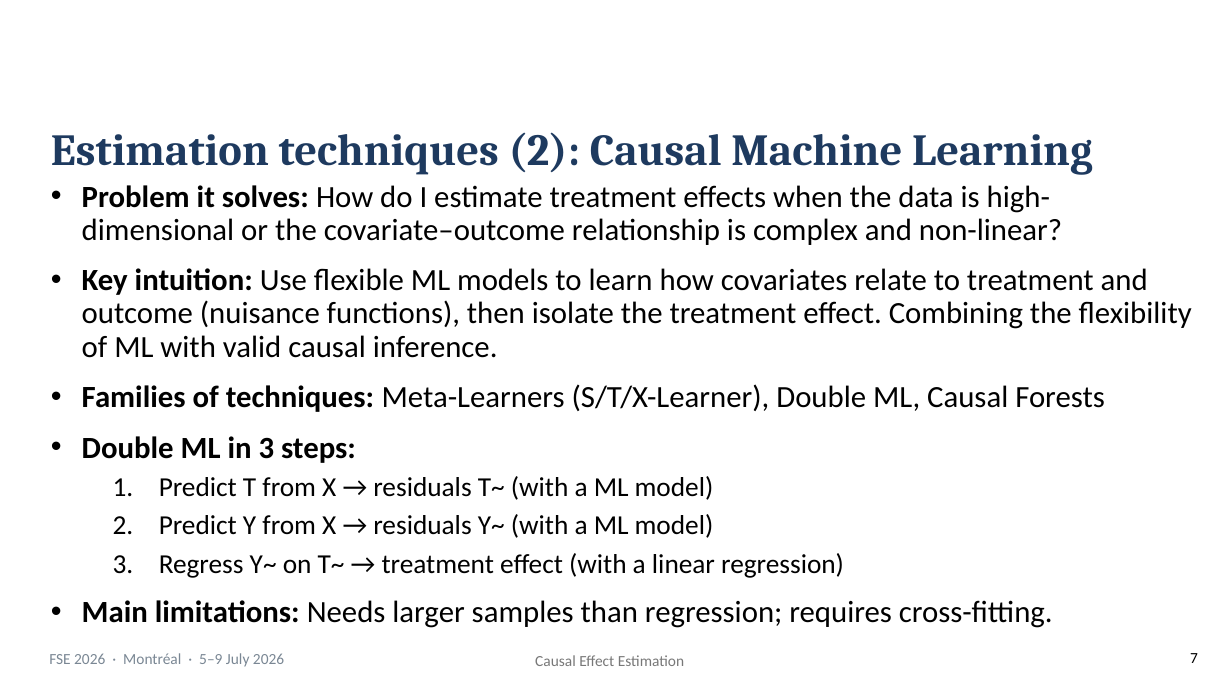
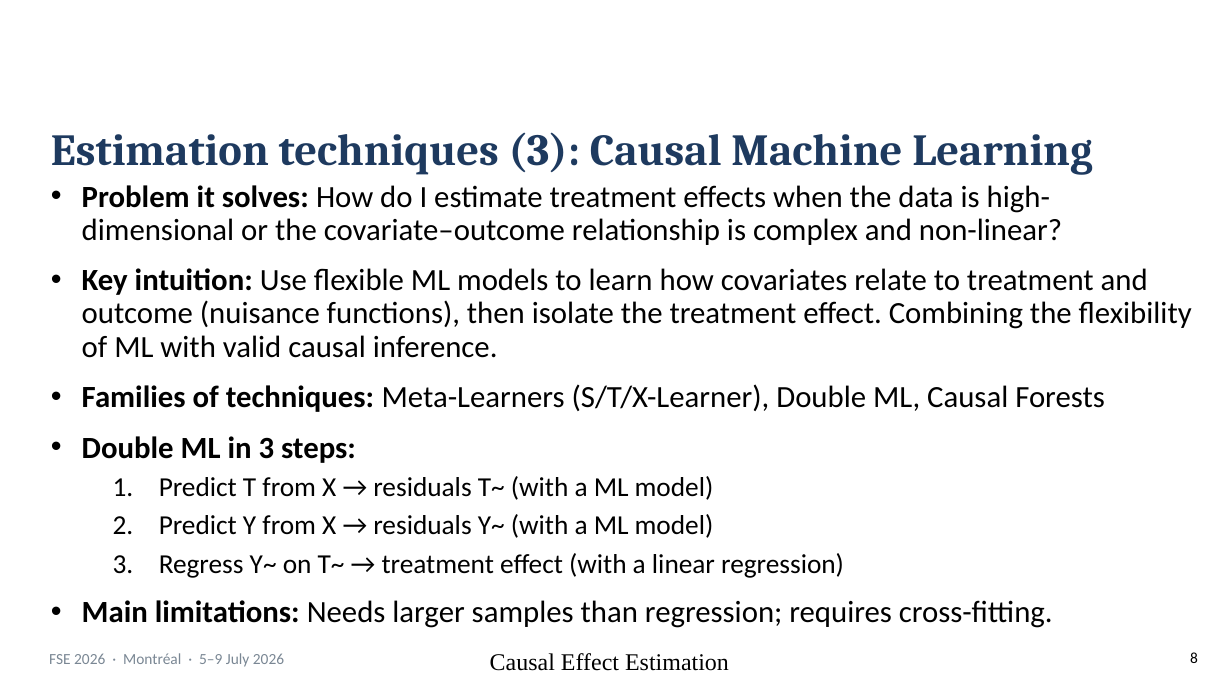
Before and after one commit to martinheyn/CI4SE_Tutorial, a slide deck: slide 8 of slides/Part 5 Causal Effect Estimation.pptx (slide 7 before the commit). Drawn at 1232x693 pixels with LibreOffice and Linux fonts; fonts in the diff are those of the drawing; background and template pictures are left out. Boxes give left, top, right and bottom in pixels: in the first picture for what was removed or moved away, otherwise in the second. Text is boxed around its words. In the diff, an @@ line names an element or a change of style, - is before the commit and + after.

```diff
--- a/slides/Part 5 Causal Effect Estimation.pptx
+++ b/slides/Part 5 Causal Effect Estimation.pptx
@@ title at [51, 132, 1092, 175]: text changed @@
-Estimation techniques (2): Causal Machine Learning
+Estimation techniques (3): Causal Machine Learning
@@ text "Causal Effect Estimation" at [490, 653, 729, 671]: size 9 to 14 pt, font Calibri to Times New Roman, text colour #797979 to #000000 @@
@@ page number at [1190, 652, 1198, 663]: text changed @@
-7
+8
```
Also in this commit, not shown: 4 other slides changed, 1 slide added, 3 other files.
